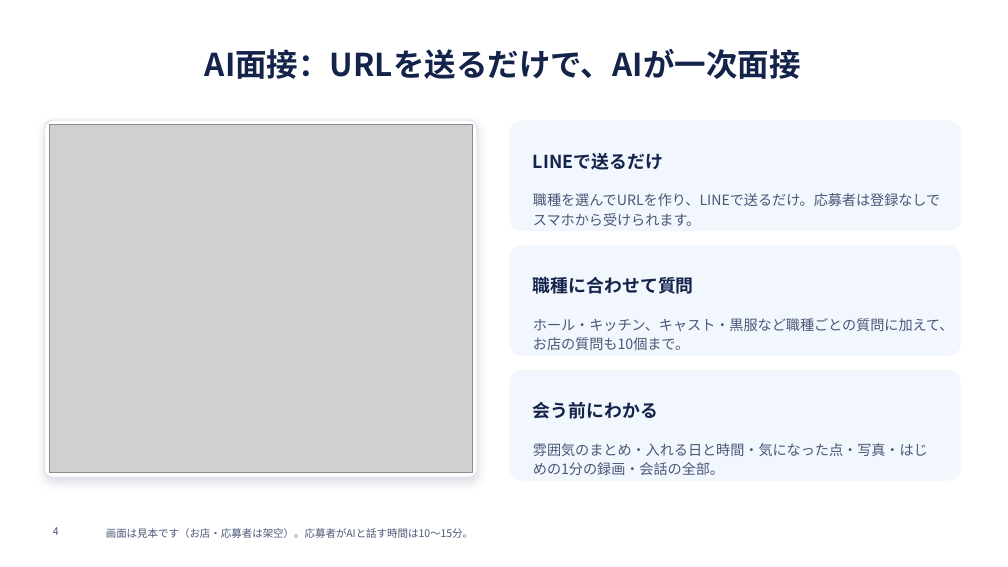
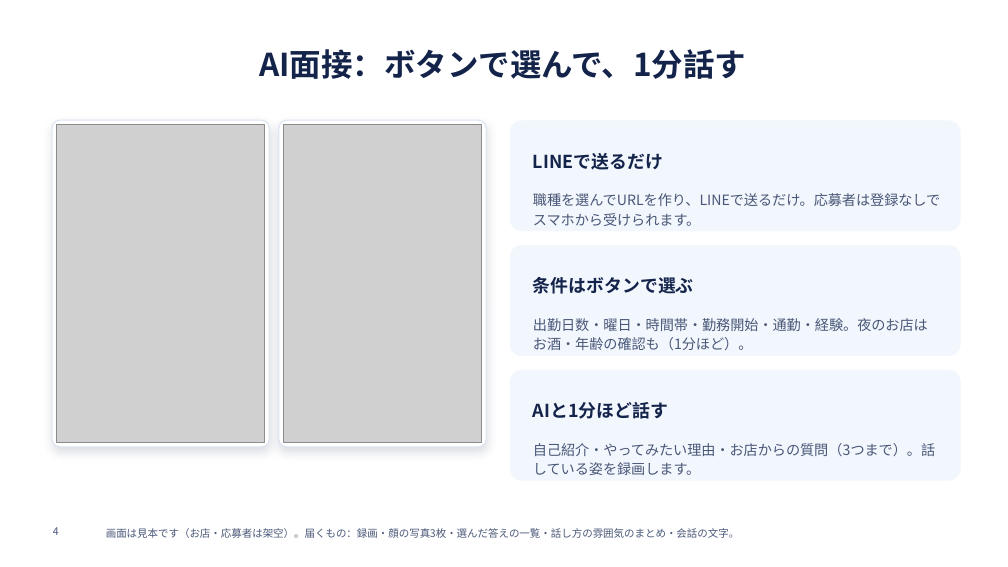
Before and after one commit to SatoAkito2026/GACHICAREERAI, a slide deck: slide 4 of docs/posupos-sales/posupos-shiryo.pptx. Drawn at 1008x567 pixels with LibreOffice and Linux fonts; fonts in the diff are those of the drawing; grey boxes stand for pictures; background and template pictures are left out. Boxes give left, top, right and bottom in pixels: in the first picture for what was removed or moved away, otherwise in the second. Text is boxed around its words. In the diff, an @@ line names an element or a change of style, - is before the commit and + after.

```diff
--- a/docs/posupos-sales/posupos-shiryo.pptx
+++ b/docs/posupos-sales/posupos-shiryo.pptx
@@ title at [259,49,746,79]: text changed @@
-AI面接：URLを送るだけで、AIが一次面接
+AI面接：ボタンで選んで、1分話す
@@ picture removed at [49,125,473,473] @@
@@ rounded rectangle: place and size @@
-rounded rectangle at [45,120,477,477]
+rounded rectangle at [52,120,269,447]
@@ rounded rectangle at [52,120,269,447]: proportions changed @@
@@ picture added at [57,125,265,442] @@
@@ rounded rectangle added at [279,120,486,447], fill #FFFFFF, outline #DCE4F2 1 pt @@
@@ picture added at [284,125,482,442] @@
@@ text at [533,277,694,294]: text changed @@
-職種に合わせて質問
+条件はボタンで選ぶ
@@ text at [533,318,928,350]: text changed @@
-ホール・キッチン、キャスト・黒服など職種ごとの質問に加えて、お店の質問も10個まで。
+出勤日数・曜日・時間帯・勤務開始・通勤・経験。夜のお店はお酒・年齢の確認も（1分ほど）。
@@ text at [533,402,668,419]: text changed @@
-会う前にわかる
+AIと1分ほど話す
@@ text at [533,443,935,475]: text changed @@
-雰囲気のまとめ・入れる日と時間・気になった点・写真・はじめの1分の録画・会話の全部。
+自己紹介・やってみたい理由・お店からの質問（3つまで）。話している姿を録画します。
@@ text at [106,528,740,538]: text changed @@
-画面は見本です（お店・応募者は架空）。応募者がAIと話す時間は10〜15分。
+画面は見本です（お店・応募者は架空）。届くもの：録画・顔の写真3枚・選んだ答えの一覧・話し方の雰囲気のまとめ・会話の文字。
```
Also in this commit, not shown: 4 other slides changed, 9 other files.
